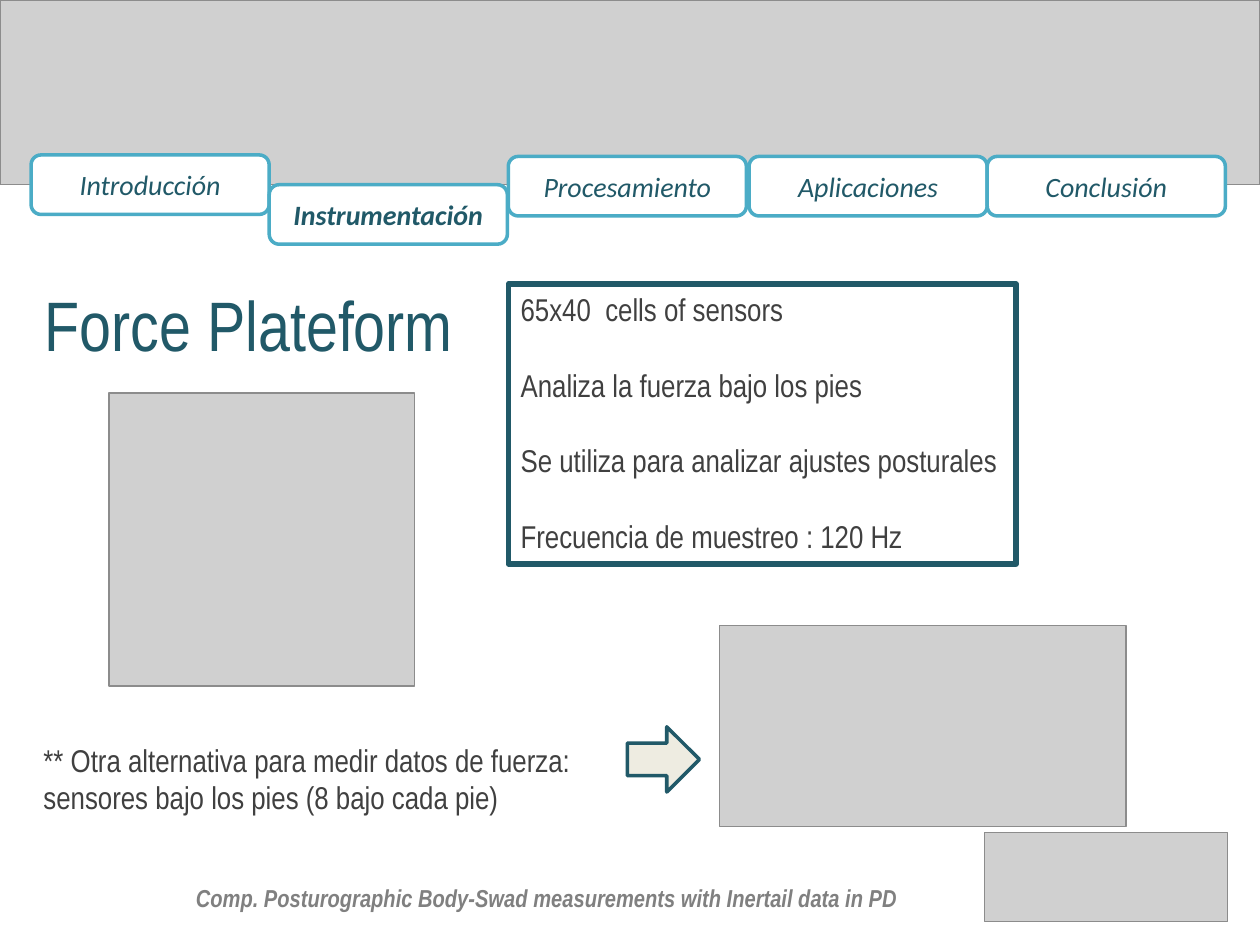
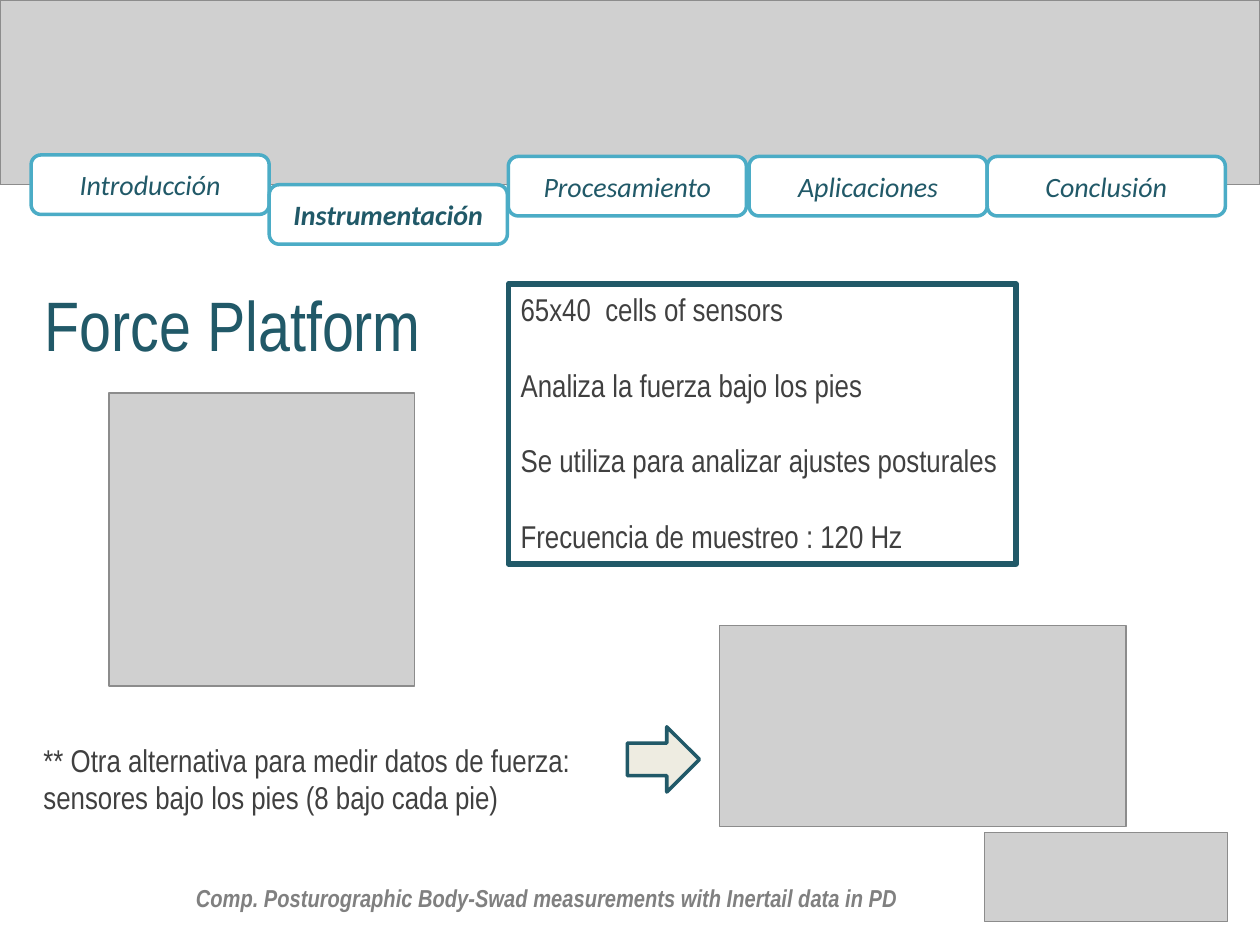
Before and after one commit to aolivares/APA, a slide deck: slide 7 of Documents/Project report Vero/Presentation/Presentation_V2.pptx. Drawn at 1260x945 pixels with LibreOffice and Linux fonts; fonts in the diff are those of the drawing; grey boxes stand for pictures. Boxes give left, top, right and bottom in pixels: in the first picture for what was removed or moved away, otherwise in the second. Text is boxed around its words. In the diff, an @@ line names an element or a change of style, - is before the commit and + after.

```diff
--- a/Documents/Project report Vero/Presentation/Presentation_V2.pptx
+++ b/Documents/Project report Vero/Presentation/Presentation_V2.pptx
@@ text at [45,300,420,352]: text changed @@
-Force Plateform
+Force Platform
```
Also in this commit, not shown: 5 other slides changed.
